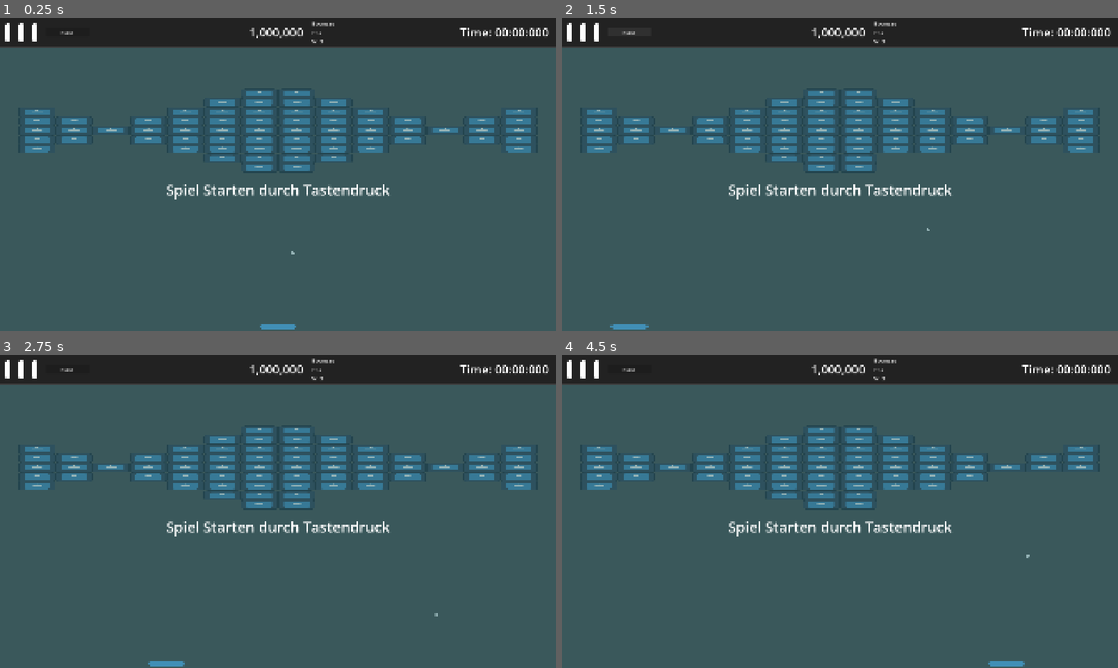
Above: before the commit, frames 1-4 (two rows, left to right).
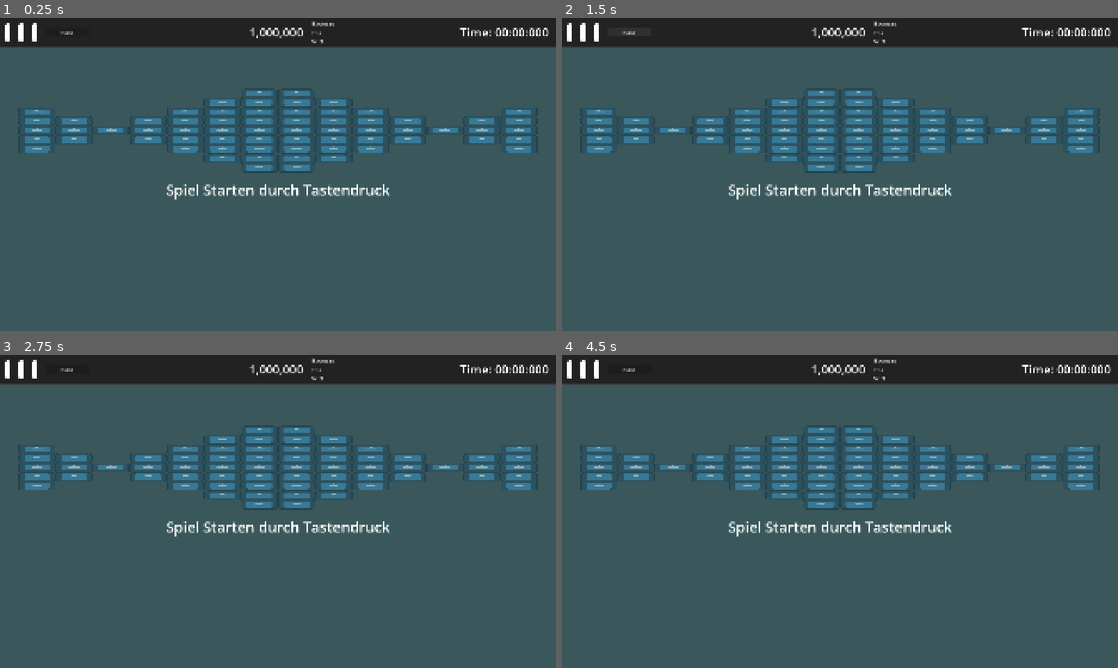
Above: after the commit, the same moments.

Repository: Fox-Alpha/BrickBreaker-MiniGame
Game: Godot game, scene res://scenes/game/main_game.tscn
Same seed, same stepped clock (60 frames per second), same inputs: the game is played once before the commit and once after it. The engine's default icon, where the game draws it, is replaced by a stand-in: a white triangle on a blue panel in a dark square.
Inputs (mouse positions are in pixels of both pictures, inside the frame that each line leads up to):
- Up to frame 1 (0.25 s): no input
- Up to frame 2 (1.5 s): move the mouse to (962, 158) at 0.52 s; hold D (p1_right) 0.53-1.25 s; click (628, 33) at 1.25 s, where only the run before the commit has a clickable "RESET"
- Up to frame 3 (2.75 s): move the mouse to (166, 527) at 2.02 s; hold A (p1_left) from 2.03 s (still down)
- Up to frame 4 (4.5 s): move the mouse to (895, 442) at 2.77 s; release A (p1_left) at 2.78 s; hold D (p1_right) 2.78-4.28 s; move the mouse to (812, 574) at 3.52 s; move the mouse to (1006, 558) at 4.27 s; hold A (p1_left) from 4.28 s (still down)

The runs differ from the first frame. In frame 1, 0.1% of the frame differs, in the area x 46-54%, y 74-100%; in frame 2, 0.2%; in frame 3, 0.2%; in frame 4, 0.5%, in the area x 57-96%, y 37-100%.
Error in both runs: Cannot call method 'show' on a null value. (res://scenes/game/ui/game_ui.gd:15)

Commit message:
Chg: Instanziieren von Ball und Paddle in eigene Funktionen ausgelagert

Diff:
--- a/scenes/game/main_game.gd
+++ b/scenes/game/main_game.gd
@@ -23,6 +23,8 @@
 @warning_ignore_start("unused_signal")
 signal Reset_Game
 signal Player_Score
+signal GS_GAME_PAUSED
+signal GS_GAME_UNPAUSED
 @warning_ignore_restore("unused_signal")
 #endregion
 
@@ -45,7 +47,16 @@
 	NoMoreBrickInMap.connect(func(): print("Keine Bricks mehr da"))
 	cam.position = get_viewport_rect().get_center()
 	center_marker.position = get_viewport_rect().get_center()
+	get_tree().paused = true
+	pass # Replace with function body.
 
+
+# Called every frame. 'delta' is the elapsed time since the previous frame.
+func _process(_delta: float) -> void:
+	pass
+
+
+func startgame() -> void:
 	var pad := paddle.instantiate()
 	ball = BALL_BODY.instantiate()
 	ball.global_position = Vector2(vps.get_center().x, vps.end.y -164)
@@ -54,9 +65,3 @@
 	add_child(pad)
 	var p:= Vector2(vps.get_center().x, vps.end.y -pad.getPaddleSize().y *2)
 	pad.position = p
-	pass # Replace with function body.
-
-
-# Called every frame. 'delta' is the elapsed time since the previous frame.
-func _process(_delta: float) -> void:
-	pass
